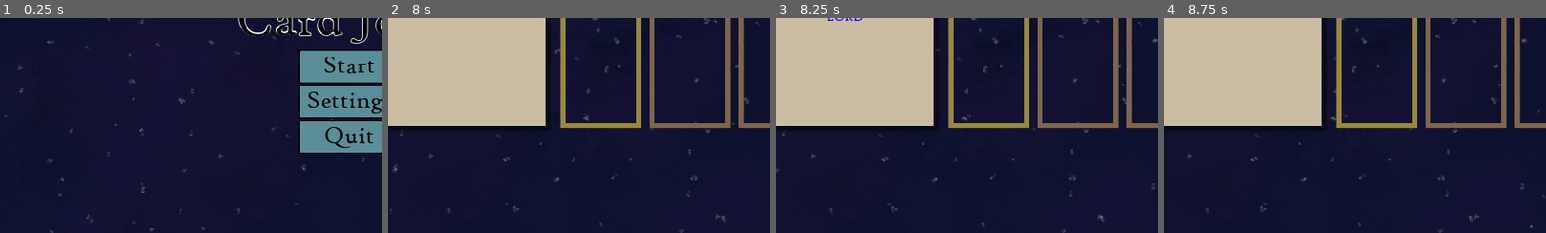
Above: before the commit, frames 1-4 (left to right).
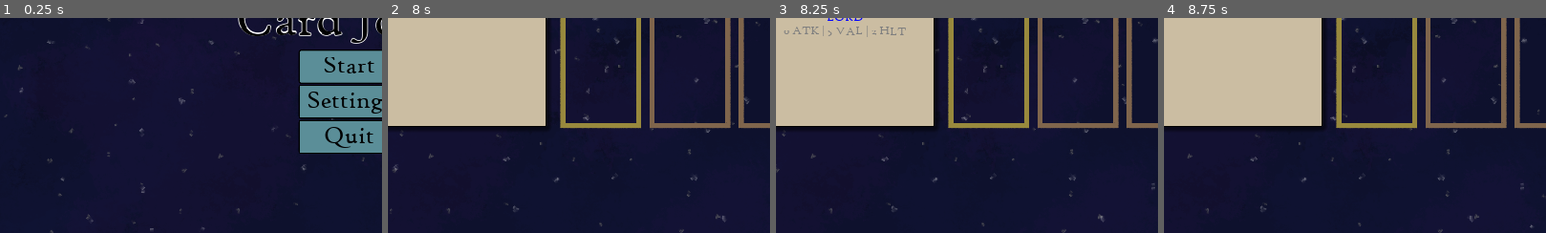
Above: after the commit, the same moments.

Repository: Mikroscopic/card-joust
Game: Godot game, scene res://scenes/scn_ui_main_menu.tscn
The game is run twice, just before and just after one commit, with the same random seed, the same clock (stepped at 60 frames per second) and the same inputs. The engine's default icon, where the game draws it, is replaced by a stand-in: a white triangle on a blue panel in a dark square.
Inputs (mouse positions are % of the whole screen's width and height, from its top left):
- Up to frame 1 (0.25 s): no input
- Up to frame 2 (8 s): click "Start" at 0.5 s; move the mouse to (45, 70) at 1.27 s; click (45, 70) at 1.35 s; move the mouse to (80, 65) at 2.02 s; click (80, 65) at 2.1 s; move the mouse to (20, 35) at 2.77 s; click (20, 35) at 2.85 s; move the mouse to (55, 50) at 3.52 s; click (55, 50) at 3.6 s; click "End" at 4.25 s; move the mouse to (35, 25) at 5.02 s; click (35, 25) at 5.1 s; move the mouse to (72, 45) at 5.77 s; click (72, 45) at 5.85 s; move the mouse to (30, 55) at 6.52 s; click (30, 55) at 6.6 s; click "End" at 7.25 s
- Up to frame 3 (8.25 s): move the mouse to (60, 28) at 8.02 s; click (60, 28) at 8.1 s
- Up to frame 4 (8.75 s): no input
The pictures show only the part of the screen within x 4-54%, y 37-87%; the shares and areas given below are measured in that part.

Frames 1-2 are identical in both runs. In frame 3, 0.3% of the frame differs, in the area x 2-34%, y 3-9%; in frame 4, nothing differs.

Commit message:
Add card stats to hint box in battle

Diff:
--- a/scripts/scene_scripts/scn_card_battle.gd
+++ b/scripts/scene_scripts/scn_card_battle.gd
@@ -355,7 +355,16 @@
 
 func _on_CardSelector_card_selected(card):
 	if "card_id" in card:
-		$HintBox/RichTextLabel.bbcode_text = "[center][color=blue]" + card.card_name + "[/color][/center]\n" + card.card_description
+		$HintBox/RichTextLabel.bbcode_text = (
+			"[center][color=blue]"
+			+ card.card_name
+			+ "[/color]\n[color=grey]"
+			+ str(card.power)+ " ATK | "
+			+ str(card.value) + " VAL | "
+			+ str(card.health) + " HLT"
+			+ "[/color][/center]\n"
+			+ card.card_description
+		)
 
 
 func _on_CardSelector_none_selected():
